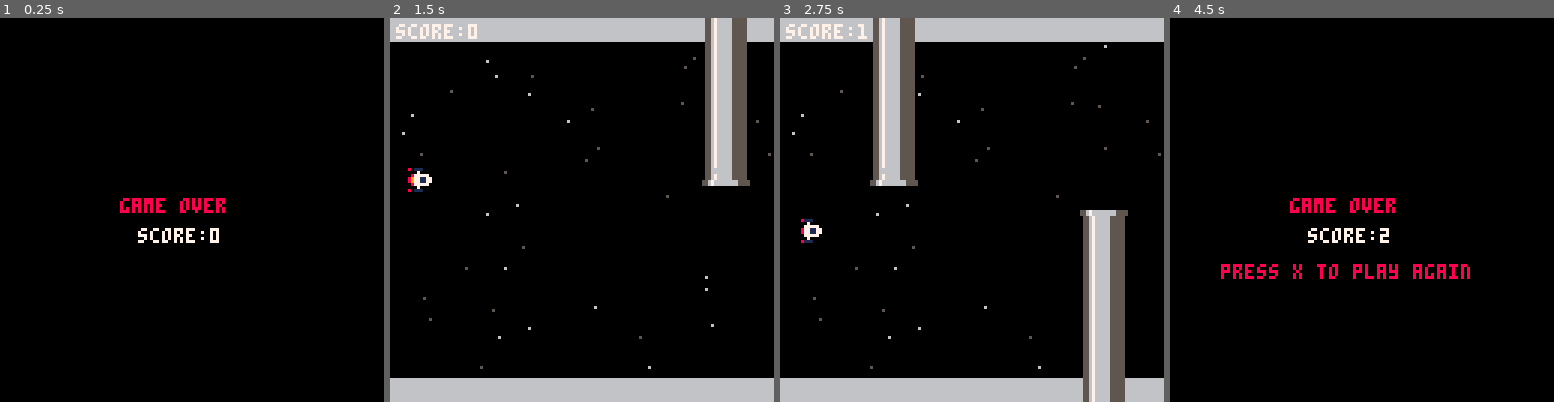
Above: before the commit, frames 1-4 (left to right).
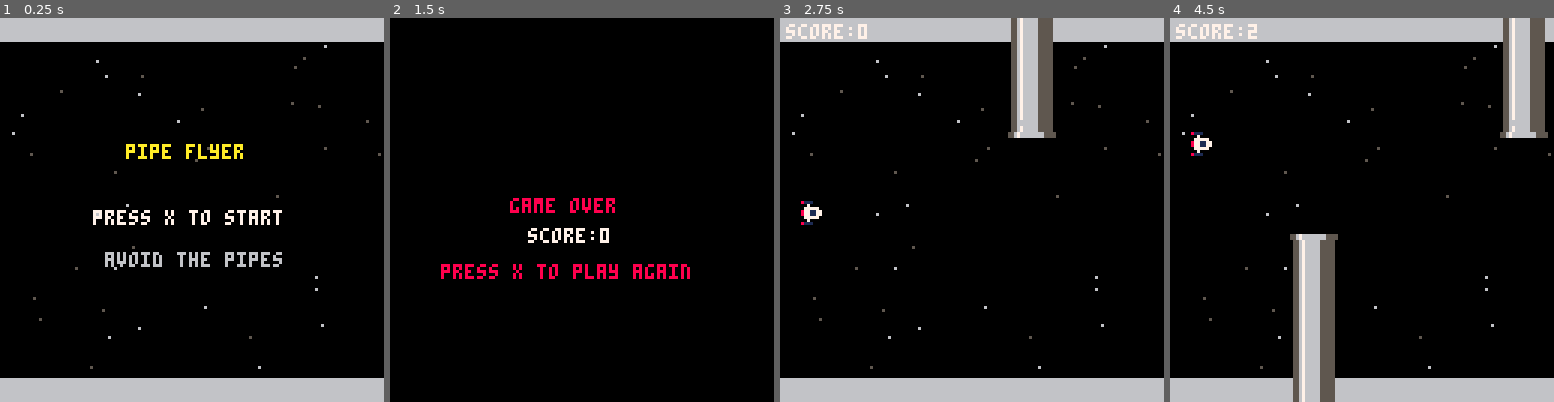
Above: after the commit, the same moments.

Repository: IAndra25/pico8_project
Game: PICO-8 cartridge space_escape.p8
Two runs of this game, one before a commit and one after it. Both use one fixed random seed, a clock stepped at 60 frames per second and the inputs below.
Inputs (mouse positions are in pixels of both pictures, inside the frame that each line leads up to):
- Up to frame 1 (0.25 s): no input
- Up to frame 2 (1.5 s): tap X (X key) at 0.33, 1.07 s; click (670, 121) at 0.67 s; tap O (Z key) at 0.7 s; click (436, 267) at 1.22 s
- Up to frame 3 (2.75 s): hold Right 1.6-2.1 s; tap O (Z key) at 1.7, 2.1, 2.5 s; click (887, 114) at 1.77 s; tap X (X key) at 1.85 s; hold Up 2.15-2.42 s; click (952, 259) at 2.32 s; hold Right from 2.47 s (still down)
- Up to frame 4 (4.5 s): click (1404, 106) at 2.87 s; tap O (Z key) every 0.4 s from 2.9 to 4.1 s; tap X (X key) at 2.97, 4.08 s; release Right at 3.03 s; hold Left 3.08-3.58 s; click (1465, 256) at 3.42 s; hold Down 3.63-3.97 s; click (1231, 102) at 3.97 s; hold Right from 4.02 s (still down)

The runs differ from the first frame. In frame 1, 16% of the frame differs, in the area x 0-100%, y 0-100%; in frame 2, 19%; in frame 3, 13%; in frame 4, 21%.

Commit message:
Update space_escape.p8

Diff:
--- a/space_escape.p8
+++ b/space_escape.p8
@@ -21,61 +21,73 @@
   died=false
  }
 
+ game_state="menu"
+end
+
+function start_game()
+ player.died=false
+ player.sp=1
+ player.x=6
+ player.y=8
+
+ death_timer=0
+ pipe_speed=2
+ speed_timer=0
+ anim_timer=0
+ score=0
+ score_timer=0
+
  pipes={}
-
  add(pipes,new_pipe(128,"down"))
  add(pipes,new_pipe(198,"up"))
  add(pipes,new_pipe(268,"down"))
  add(pipes,new_pipe(338,"up"))
 
- death_timer=0
- game_over_sound_played=false
-
- pipe_speed=2
- speed_timer=0
-
- anim_timer=0
-
- score=0
- score_timer=0
+ game_state="play"
 end
 
 function new_pipe(x,dir)
  local h=flr(rnd(5))+4
 
  if dir=="down" then
-  return {x=x,y=0,w=16,h=h,dir=dir}
+  return {x=x,y=0,w=16,h=h,dir=dir,near_played=false}
  else
-  return {x=x,y=128-h*8,w=16,h=h,dir=dir}
+  return {x=x,y=128-h*8,w=16,h=h,dir=dir,near_played=false}
  end
 end
 
 function _update()
+ if game_state=="menu" then
+  update_menu()
+ elseif game_state=="play" then
+  update_game()
+ elseif game_state=="gameover" then
+  update_gameover()
+ end
+end
+
+function update_menu()
+ if btnp(btn_x) then
+  start_game()
+ end
+end
+
+function update_gameover()
+ death_timer+=1
+
+ if death_timer>30 and btnp(btn_x) then
+  start_game()
+ end
+end
+
+function update_game()
  mx=stat(32)
  my=stat(33)
 
- -- player death
- if player.died then
-  if not game_over_sound_played then
-   sfx(1)
-   game_over_sound_played=true
-  end
-
-  death_timer+=1
-
-  if death_timer>30 and btnp(btn_x) then
-   _init()
-  end
-
-  return
- end
-
- --sound 2 when alive
  if stat(46)==-1 then
-  sfx(2)
- end
-
- --animation
+  sfx(2,0)
+ end
+
  anim_timer+=1
 
  if anim_timer%10<5 then
@@ -84,14 +96,12 @@
   player.sp=17
  end
 
- --increase speed
  speed_timer+=1
 
  if speed_timer%300==0 then
   pipe_speed+=0.25
  end
 
- --increase score/second
  score_timer+=1
 
  if score_timer>=30 then
@@ -99,26 +109,42 @@
   score_timer=0
  end
 
- --follow mouse
  player.y+=(my-player.y)*0.08
 
- --pipes move to left
- for p in all(pipes) do
-
+ for p in all(pipes) do
   p.x-=pipe_speed
 
-  --reuse pipes
   if p.x+p.w<0 then
-
    p.x=get_farthest_pipe()+flr(rnd(60))+50
-
    reset_pipe(p)
   end
  end
 
- --collision
- for p in all(pipes) do
-
+ -- close pass sound
+ for p in all(pipes) do
+ local px=flr(player.x)+1
+ local py=flr(player.y)+1
+ local pw=player.w-2
+ local ph=player.h-2
+
+ local pipe_x=p.x+2
+ local pipe_y=p.y
+ local pipe_w=p.w-4
+ local pipe_h=p.h*8
+
+ local x_close=pipe_x < px+pw+4 and pipe_x+pipe_w > px-10
+ local y_close=py+ph > pipe_y-4 and py < pipe_y+pipe_h+10
+
+ local touching=rect_overlap(px,py,pw,ph,pipe_x,pipe_y,pipe_w,pipe_h)
+
+ if not p.near_played and x_close and y_close and not touching then
+  sfx(3,2)
+  p.near_played=true
+ end
+end
+
+ -- pipe collision
+ for p in all(pipes) do
   if rect_overlap(
    flr(player.x)+1,
    flr(player.y)+1,
@@ -129,33 +155,56 @@
    p.w-4,
    p.h*8
   ) then
-
    player.died=true
    death_timer=0
+   game_state="gameover"
+   sfx(-1,0)
+   sfx(1,1)
+   return
   end
  end
 
- --border collision
+ -- border collision
  if hit_sprite_003(
   flr(player.x)+1,
   flr(player.y)+1,
   player.w-2,
   player.h-2
  ) then
-
   player.died=true
   death_timer=0
+  game_state="gameover"
+  sfx(-1,0)
+  sfx(1,1)
+  return
  end
 end
 
 function _draw()
-
+ if game_state=="menu" then
+  draw_menu()
+ elseif game_state=="play" then
+  draw_game()
+ elseif game_state=="gameover" then
+  draw_gameover()
+ end
+end
+
+function draw_menu()
  cls()
-
  draw_stars()
-
  map(0,0)
 
+ print("pipe flyer",42,42,10)
+ print("press x to start",31,64,7)
+ print("avoid the pipes",35,78,6)
+end
+
+function draw_game()
+ cls()
+ draw_stars()
+ map(0,0)
+
  spr(player.sp,player.x,player.y)
 
  for p in all(pipes) do
@@ -163,40 +212,33 @@
  end
 
  print("score:"..score,2,2,7)
-
- if player.died then
-
-  cls()
-
-  print("game over",40,60,8)
-  print("score:"..score,46,70,7)
-
-  if death_timer>30 then
-   print("press x to play again",17,82,8)
-  end
+end
+
+function draw_gameover()
+ cls()
+
+ print("game over",40,60,8)
+ print("score:"..score,46,70,7)
+
+ if death_timer>30 then
+  print("press x to play again",17,82,8)
  end
 end
 
 function reset_pipe(p)
-
- --random pipe height
  p.h=flr(rnd(5))+4
-
- --random direction(up/down)
+ p.near_played=false
+
  if rnd(1)<0.5 then
-
   p.dir="down"
   p.y=0
-
  else
-
   p.dir="up"
   p.y=128-p.h*8
  end
 end
 
 function get_farthest_pipe()
-
  local farthest=0
 
  for p in all(pipes) do
Not shown, changed: the sound effects (__sfx__) section of space_escape.p8
